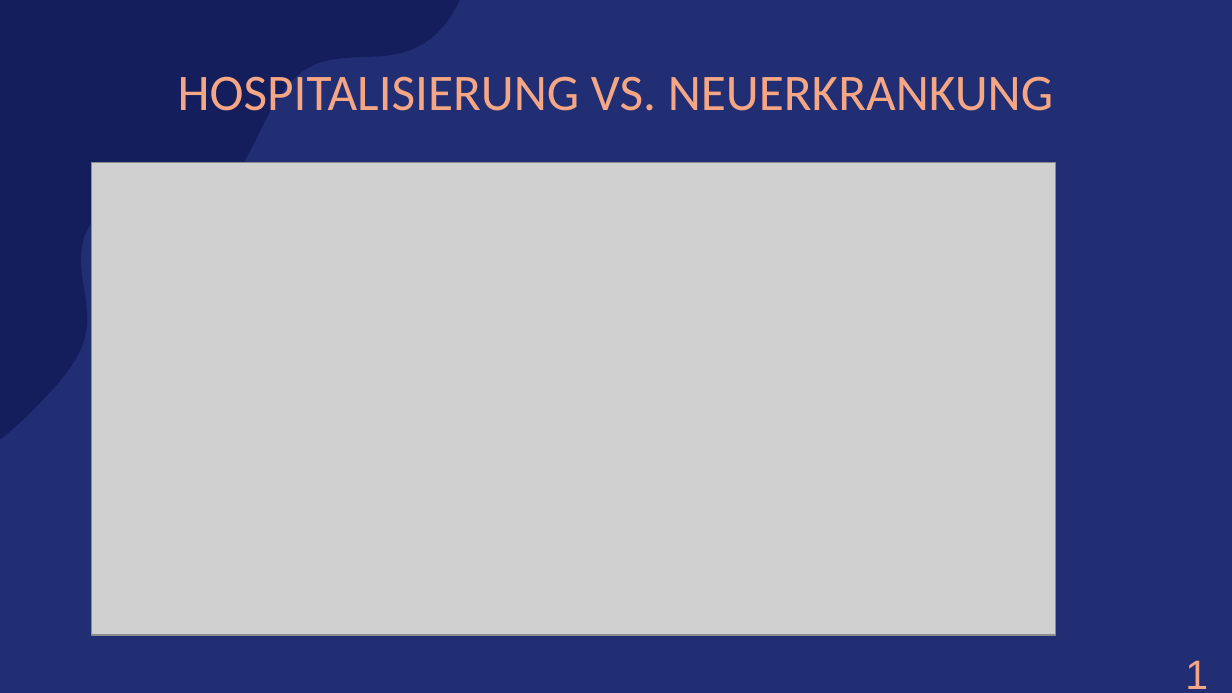
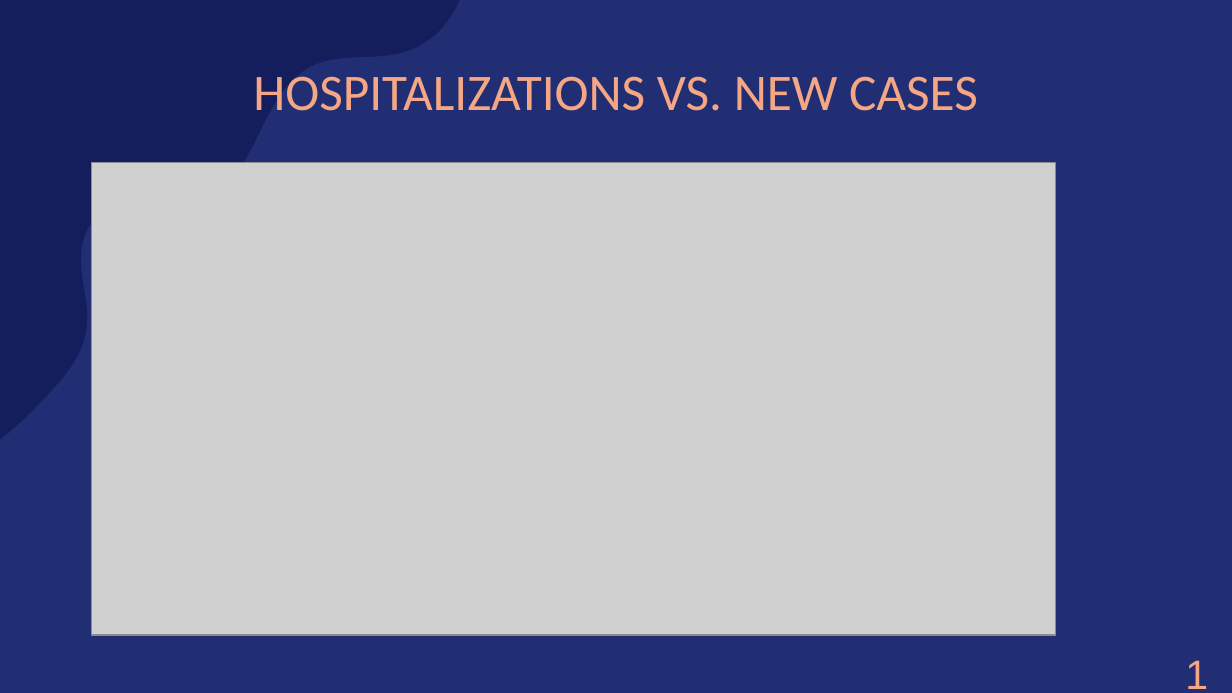
Before and after one commit to amarquard089/Covid19-Hospitalisierungsrate, a slide deck: slide 21 of Praesentation/COVID-19 Hospitalisierungsrate.pptx. Drawn at 1232x693 pixels with LibreOffice and Linux fonts; fonts in the diff are those of the drawing; grey boxes stand for pictures. Boxes give left, top, right and bottom in pixels: in the first picture for what was removed or moved away, otherwise in the second. Text is boxed around its words. In the diff, an @@ line names an element or a change of style, - is before the commit and + after.

```diff
--- a/Praesentation/COVID-19 Hospitalisierungsrate.pptx
+++ b/Praesentation/COVID-19 Hospitalisierungsrate.pptx
@@ title at (253,76,978,111): text changed @@
-HOSPITALISIERUNG VS. NEUERKRANKUNG
+HOSPITALIZATIONS VS. NEW CASES
```
Also in this commit, not shown: 22 other slides changed, 1 slide added, 1 slide removed, 36 other files.
